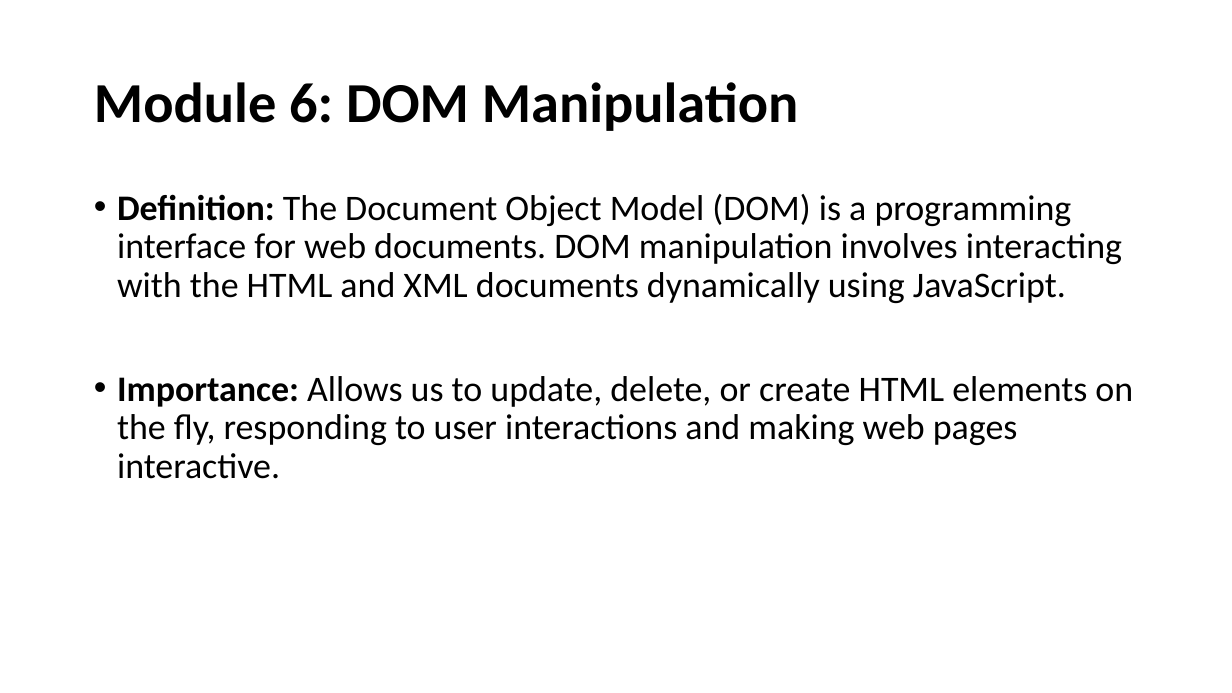
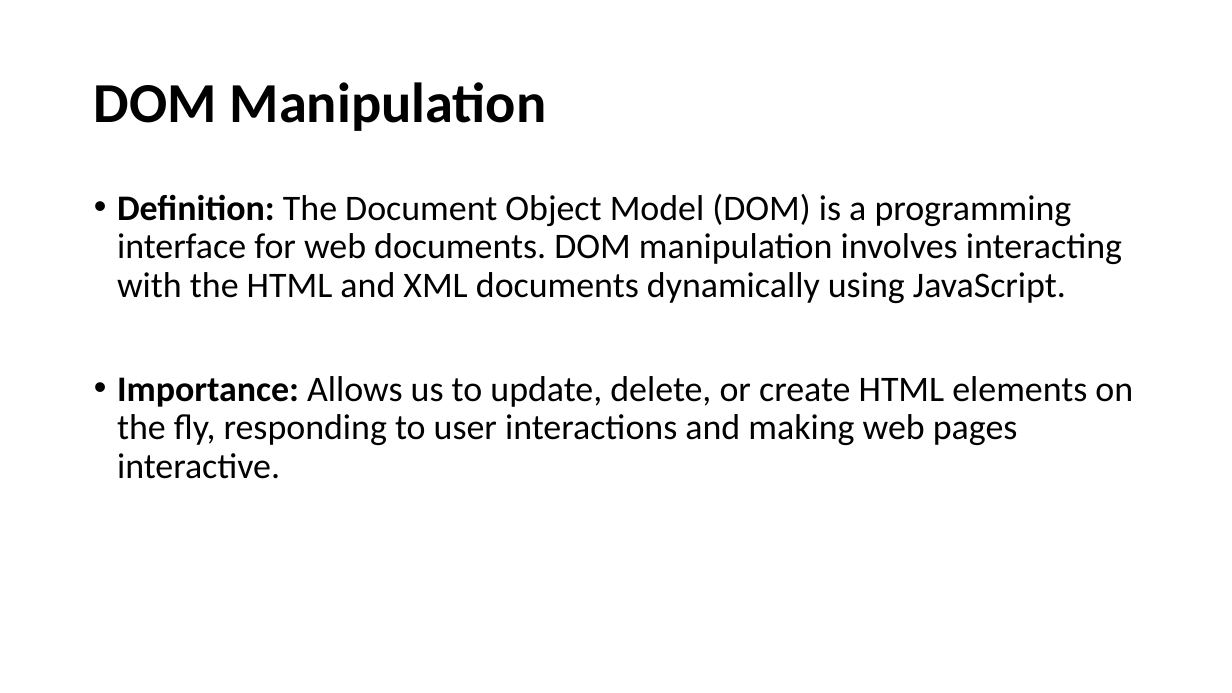
Before and after one commit to SethLK/JavaScript-Wizard-Course-for-Beginners, a slide deck: slide 19 of JavaScript Master Course for Beginners.pptx (slide 45 before the commit). Drawn at 1232x693 pixels with LibreOffice and Linux fonts; fonts in the diff are those of the drawing. Boxes give left, top, right and bottom in pixels: in the first picture for what was removed or moved away, otherwise in the second. Text is boxed around its words. In the diff, an @@ line names an element or a change of style, - is before the commit and + after.

```diff
--- a/JavaScript Master Course for Beginners.pptx
+++ b/JavaScript Master Course for Beginners.pptx
@@ title at box(94, 82, 547, 131): text changed @@
-Module 6: DOM Manipulation
+DOM Manipulation
```
Also in this commit, not shown: 1 other slide changed, 4 slides added, 3 other files.
